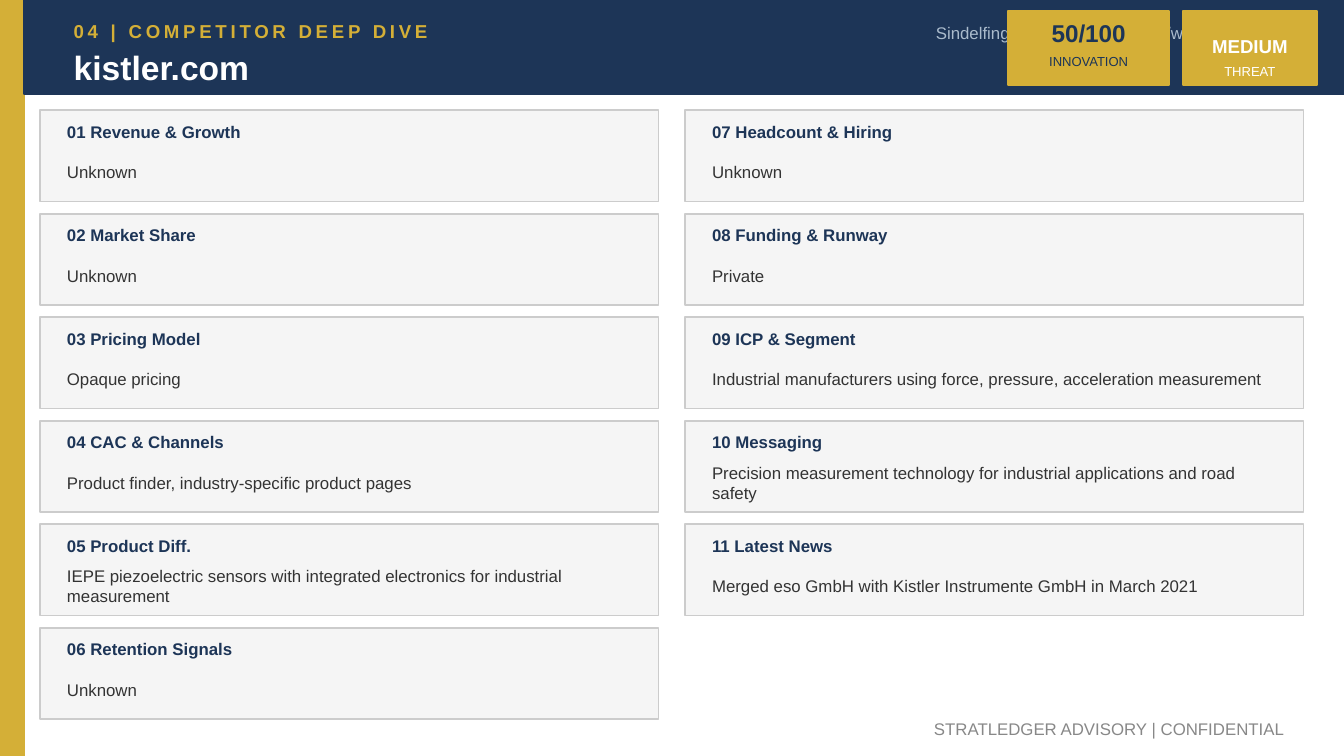
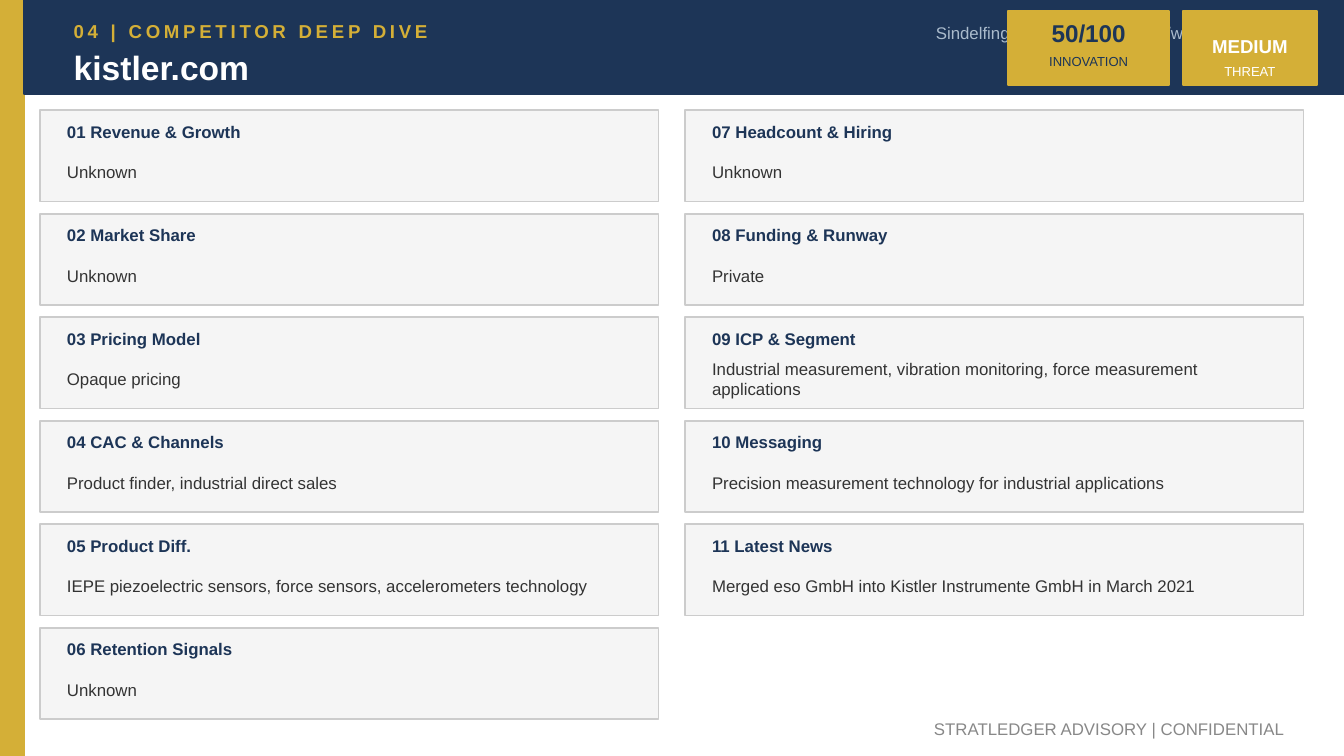
Before and after one commit to apexmakeshop-dot/droplet-commands, a slide deck: slide 7 of mesh_bioplastics_CI_Report.pptx. Drawn at 1344x756 pixels with LibreOffice and Linux fonts; fonts in the diff are those of the drawing. Boxes give left, top, right and bottom in pixels: in the first picture for what was removed or moved away, otherwise in the second. Text is boxed around its words. In the diff, an @@ line names an element or a change of style, - is before the commit and + after.

```diff
--- a/mesh_bioplastics_CI_Report.pptx
+++ b/mesh_bioplastics_CI_Report.pptx
@@ text at bbox=[712, 363, 1198, 399]: text changed @@
-Industrial manufacturers using force, pressure, acceleration measurement
+Industrial measurement, vibration monitoring, force measurement applications
@@ text at bbox=[67, 477, 337, 491]: text changed @@
-Product finder, industry-specific product pages
+Product finder, industrial direct sales
@@ text at bbox=[712, 477, 1164, 493]: text changed @@
-Precision measurement technology for industrial applications and road safety
+Precision measurement technology for industrial applications
@@ text at bbox=[67, 580, 587, 596]: text changed @@
-IEPE piezoelectric sensors with integrated electronics for industrial measurement
+IEPE piezoelectric sensors, force sensors, accelerometers technology
@@ text at bbox=[712, 580, 1194, 596]: text changed @@
-Merged eso GmbH with Kistler Instrumente GmbH in March 2021
+Merged eso GmbH into Kistler Instrumente GmbH in March 2021
```
Also in this commit, not shown: 4 other slides changed.
